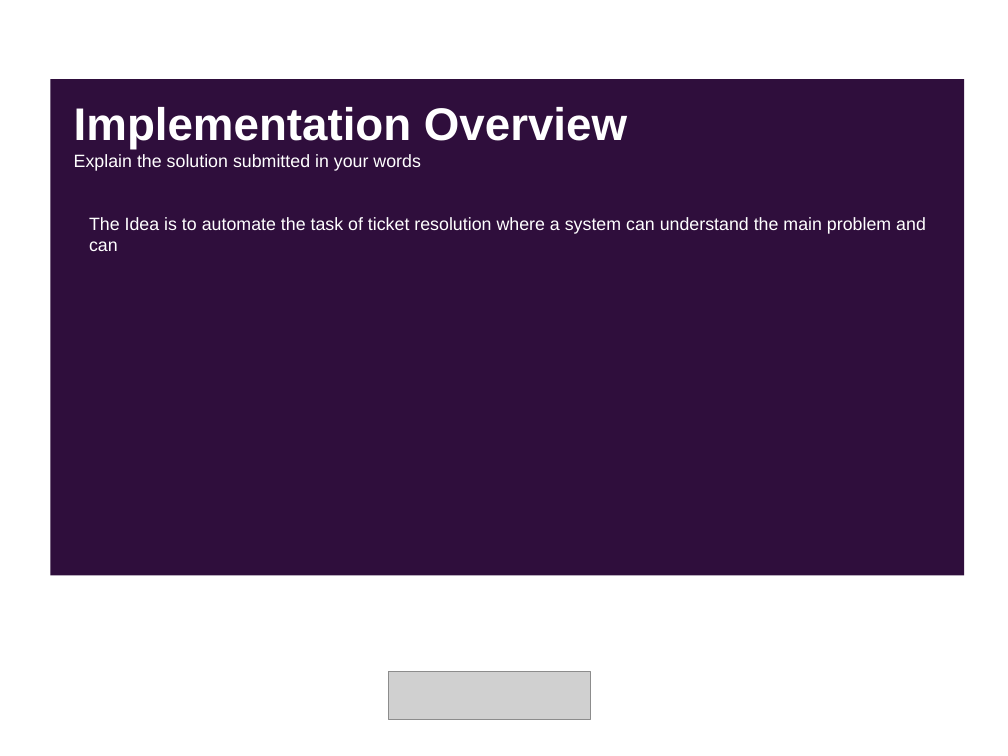
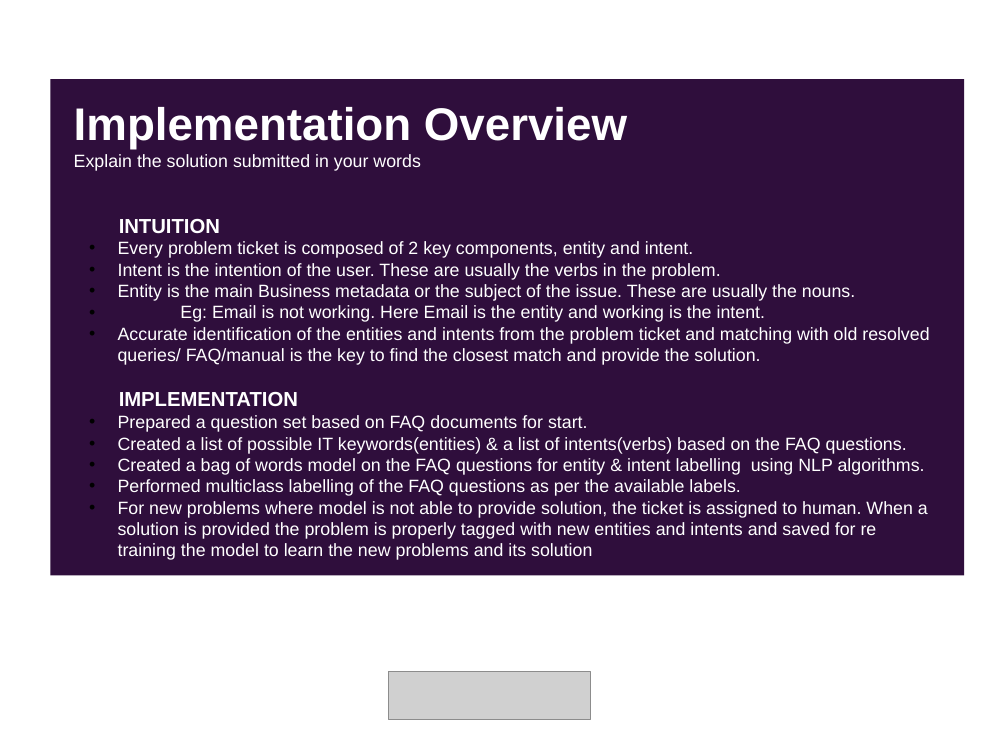
Before and after one commit to Snehashish30/NLP_chatbot, a slide deck: slide 4 of SolutionPresentation.pptx. Drawn at 1008x756 pixels with LibreOffice and Linux fonts; fonts in the diff are those of the drawing; grey boxes stand for pictures. Boxes give left, top, right and bottom in pixels: in the first picture for what was removed or moved away, otherwise in the second. Text is boxed around its words. In the diff, an @@ line names an element or a change of style, - is before the commit and + after.

```diff
--- a/SolutionPresentation.pptx
+++ b/SolutionPresentation.pptx
@@ text at box(118, 219, 929, 560): text changed @@
-The Idea is to automate the task of ticket resolution where a system can understand the main problem and can
+INTUITION
+• Every problem ticket is composed of 2 key components, entity and intent.
+• Intent is the intention of the user. These are usually the verbs in the problem.
+• Entity is the main Business metadata or the subject of the issue. These are usually the nouns.
+  • Eg: Email is not working. Here Email is the entity and working is the intent.
+  • Accurate identification of the entities and intents from the problem ticket and matching with old resolved queries/ FAQ/manual is the key to find the closest match and provide the solution.
+  IMPLEMENTATION
+• Prepared a question set based on FAQ documents for start.
+• Created a list of possible IT keywords(entities) & a list of intents(verbs) based on the FAQ questions.
+• Created a bag of words model on the FAQ questions for entity & intent labelling using NLP algorithms.
+• Performed multiclass labelling of the FAQ questions as per the available labels.
+• For new problems where model is not able to provide solution, the ticket is assigned to human. When a solution is provided the problem is properly tagged with new entities and intents and saved for re training the model to learn the new problems and its solution
```
Also in this commit, not shown: 10 other slides changed, 2 slides added, 1 slide removed, 14 other files.
